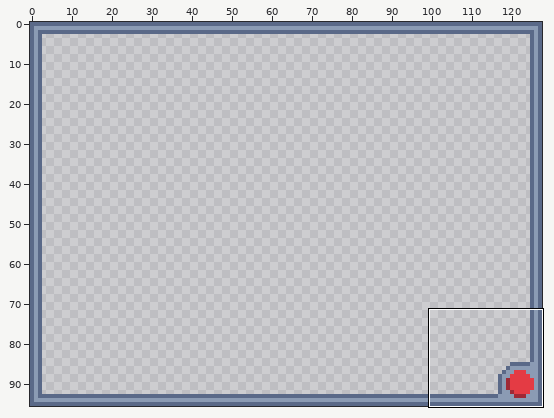
One commit to this pixel-art file: frame.aseprite. The first picture is a wide view before the edit; the outline marks the close-up.
Close-up. Before the edit:
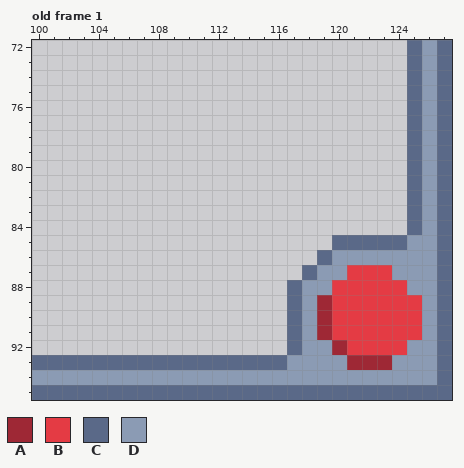
128x96 pixels, 2 frames. Shown: old frame 1: x 100..127, y 72..95. The commit also changed other frames or places, which this record leaves out.
Palette (. is transparent): A #9e2835  B #e43b44  C #5a6988  D #8b9bb4
Pixels before, old frame 1, first column x 100:
72 .........................CDC
73 .........................CDC
74 .........................CDC
75 .........................CDC
76 .........................CDC
77 .........................CDC
78 .........................CDC
79 .........................CDC
80 .........................CDC
81 .........................CDC
82 .........................CDC
83 .........................CDC
84 .........................CDC
85 ....................CCCCCDDC
86 ...................CDDDDDDDC
87 ..................CDDBBBDDDC
88 .................CDDBBBBBDDC
89 .................CDABBBBBBDC
90 .................CDABBBBBBDC
91 .................CDABBBBBBDC
92 .................CDDABBBBDDC
93 CCCCCCCCCCCCCCCCCDDDDAAADDDC
94 DDDDDDDDDDDDDDDDDDDDDDDDDDDC
95 CCCCCCCCCCCCCCCCCCCCCCCCCCCC
The result:
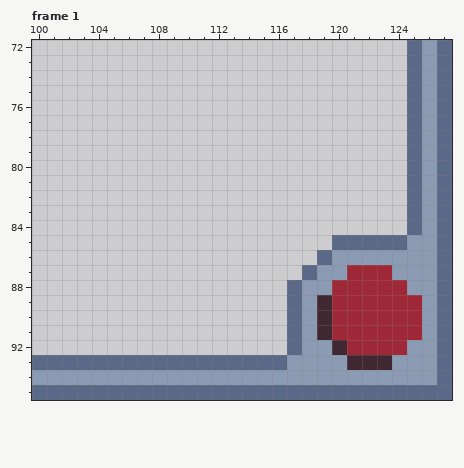
A new or re-ordered frame is compared with the old frame closest to it.
The exact change:
frames 2 -> 3
colour A: #9e2835 -> #3f2832
colour B: #e43b44 -> #9e2835
Where, in picture pixels (left, top, right, bottom), the same in both close-ups:
changed: (317, 265, 422, 370)
